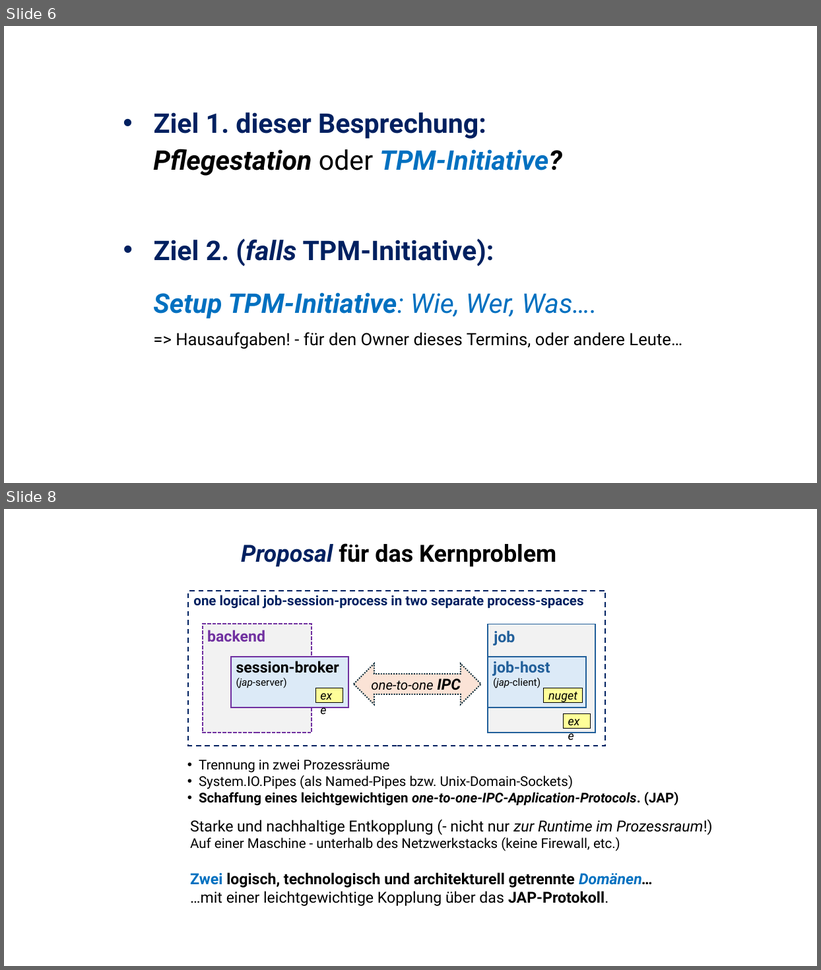
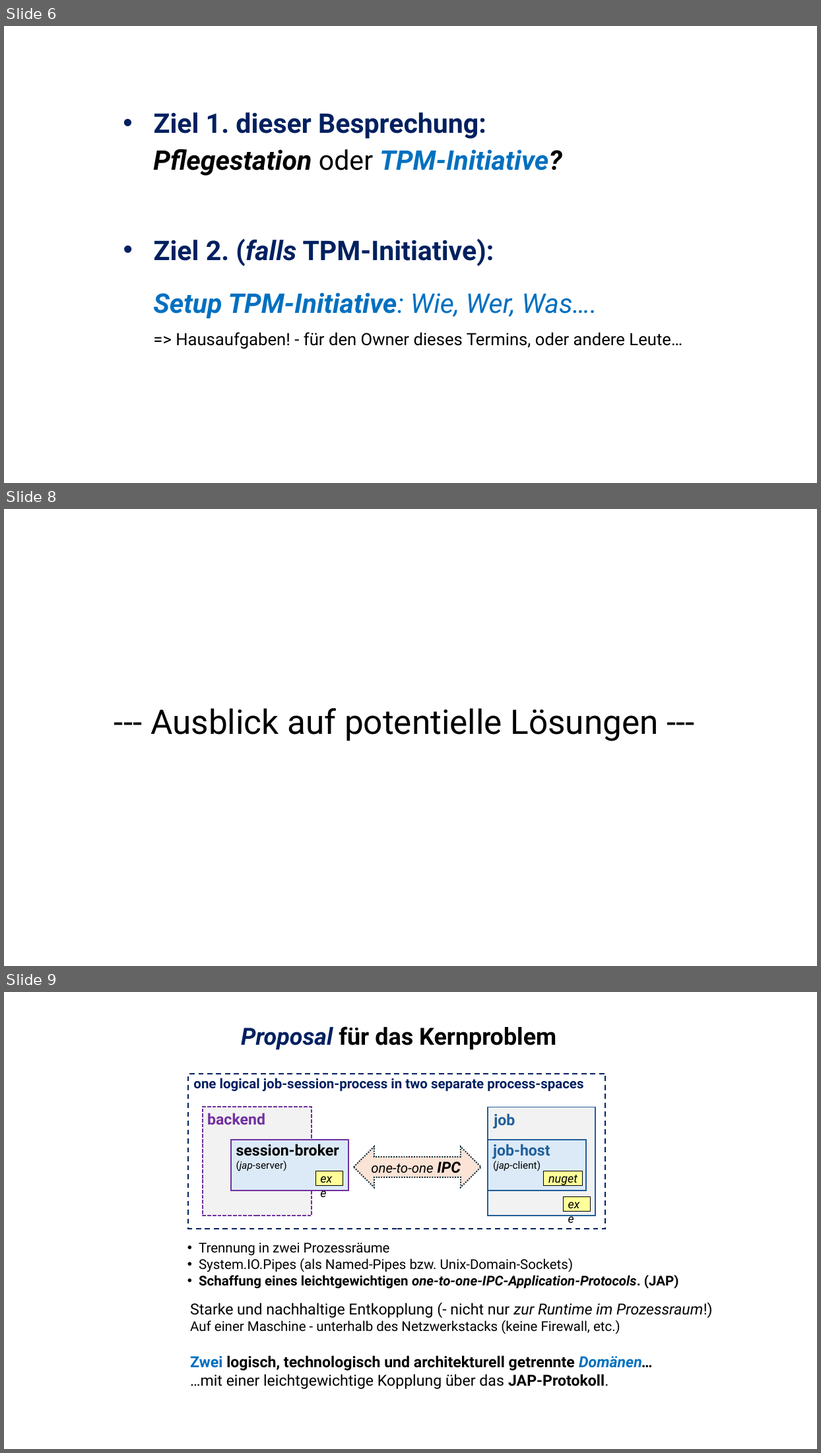
Before and after one commit to ckluth/josyn-platform, a slide deck: josyn-intro.pptx. Shown one above the other, each under a label of ours: slides 6 and 8 before the commit, slides 6, 8 and 9 after it; the slides between them are not shown. The pictures are 821x970 and 821x1453 pixels, drawn with LibreOffice and Linux fonts; fonts in the diff are those of the drawing. Boxes give left, top, right and bottom in pixels: in the first picture for what was removed or moved away, otherwise in the second. Text is boxed around its words. In the diff, an @@ line names an element or a change of style, - is before the commit and + after.

```diff
--- a/josyn-intro.pptx
+++ b/josyn-intro.pptx
@@ slide 8 added at [4,509,817,966], background #FFFFFF @@
@@ text added at [151,708,659,741], 40 pt, text #000000 @@
+--- Ausblick auf potentielle Lösungen ---
@@ what was slide 8 is now slide 9 @@
```
Also in this commit, not shown: 3 slides changed, 2 other files.
